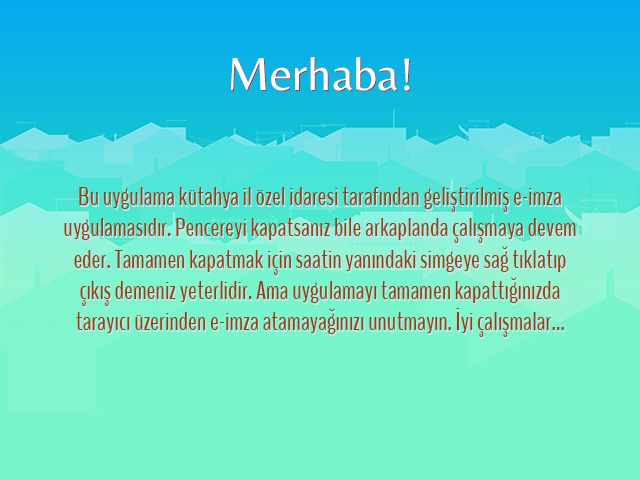
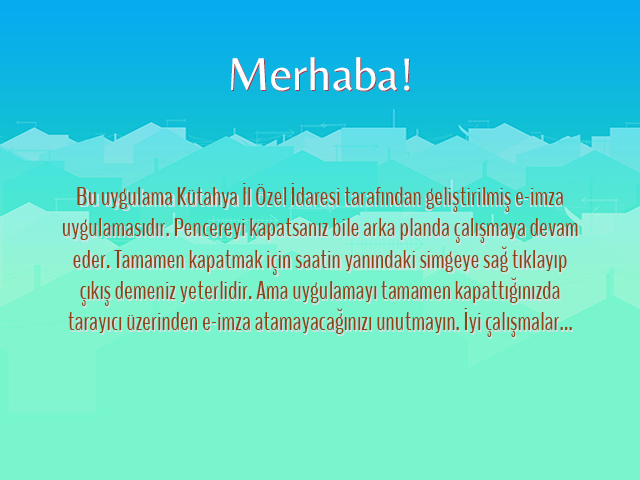
Two versions of the same layered image (640 × 480). Layer-by-layer changes:
renamed "Bu uygulama kütahya il özel idaresi tarafından geliştirilmiş e-" to "Bu uygulama Kütahya İl Özel İdaresi tarafından geliştirilmiş e-", painted on it over <box>62,183,578,337</box>
painted on "Bu uygulama kütahya il özel idaresi tarafından geliştirilmiş e-" over <box>63,189,579,339</box>
